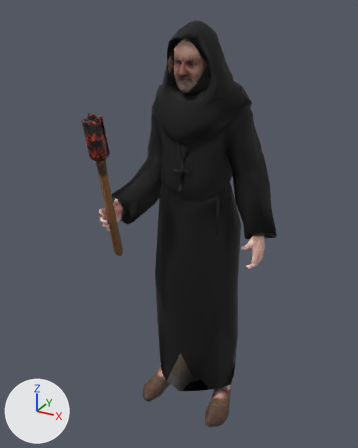
An edit to the glTF model models/fanatic.glb, drawn before and after from the same camera.
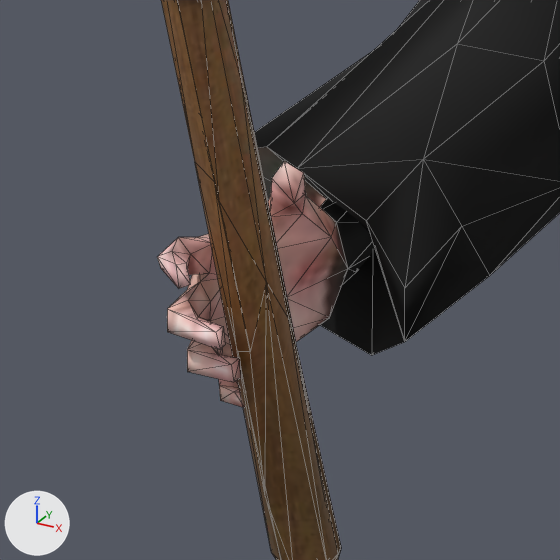
Each version appears first whole from a 50 mm camera at (0.89, -1.734, 1.85) aimed at (-0.057, -0.012, 0.989), and next in a close-up on the part from 22% to 43% of the width and 39% to 56% of the height. Lighting does not change. The marker at lower left points along +X, +Y and +Z. The older version's two pictures come first. The close-ups show mesh edges as thin lines. Vertices at exactly the same position are counted once.

In view in the first close-up: 'fanatic'.
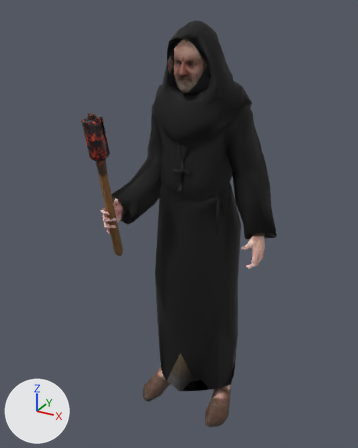
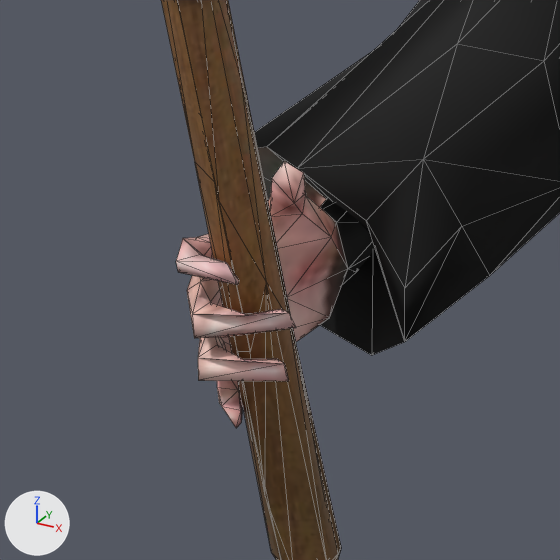
The newer file is also turned or shifted as a whole; pictures and numbers use the older file's frame.

The edits, one by one:
me_material1_001 has 1112 vertices, 1999 faces and spans x -0.36..0.36, y -0.33..0.28, z 0.0..1.8.
me_material1_001 is used by ob_fanatic; location (0.0, 0.0, 0.0).
me_material1_001 part 1: 33 of the vertices in x -0.29..-0.24, y -0.28..-0.23, z 1.0..1.1 are multiplied about their middle by the matrix ((1.143, -0.562, -0.043), (0.396, 0.397, 0.078), (0.061, -0.117, 1.01)), then moved by (0.02, 0.0, 0.0).

Where the change shows, as pixel boxes [x1, y1, x2, y2] in the close-ups (560 x 560 px; the box of a moved part takes in the faces that stretch with it):
'fanatic', reshaped: before [157, 0, 560, 560]; after [161, 0, 560, 560]
part 1 of me_material1_001, moved or reshaped: before [157, 238, 247, 407]; after [176, 239, 296, 428]
